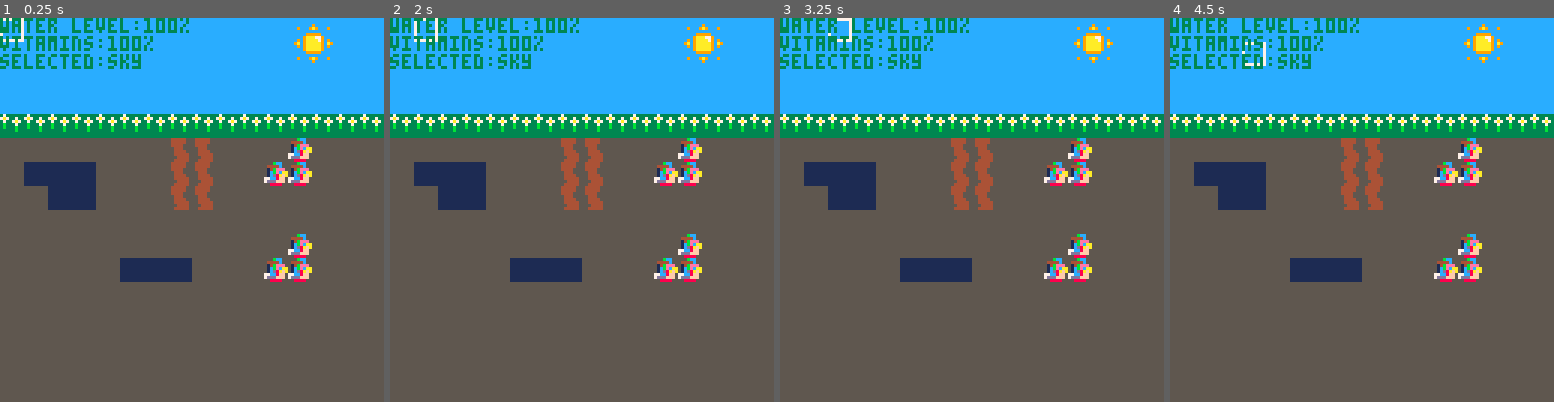
Above: before the commit, frames 1-4 (left to right).
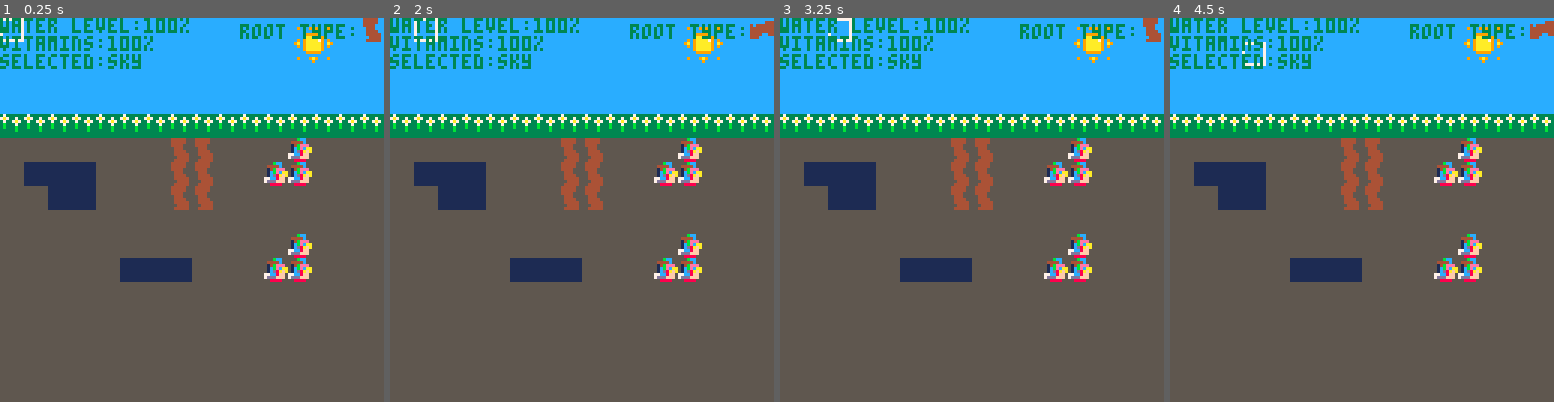
Above: after the commit, the same moments.

Repository: LogerGrunt/PicoRoots
Game: PICO-8 cartridge roots.p8
The game is run twice, just before and just after one commit, with the same random seed, the same clock (stepped at 60 frames per second) and the same inputs.
Inputs:
- Up to frame 1 (0.25 s): no input
- Up to frame 2 (2 s): tap X (X key) at 0.33, 1.07, 1.85 s; tap O (Z key) at 0.7, 1.7 s; hold Right from 1.6 s (still down)
- Up to frame 3 (3.25 s): release Right at 2.1 s; tap O (Z key) at 2.1, 2.5, 2.9 s; hold Up 2.15-2.42 s; hold Right 2.47-3.03 s; tap X (X key) at 2.97 s; hold Left from 3.08 s (still down)
- Up to frame 4 (4.5 s): tap O (Z key) at 3.3, 3.7, 4.1 s; release Left at 3.58 s; hold Down 3.63-3.97 s; hold Right from 4.02 s (still down); tap X (X key) at 4.08 s

The runs differ from the first frame. In frame 1, 0.7% of the frame differs, in the area x 62-100%, y 0-7%; in frame 2, 0.7%; in frame 3, 0.7%; in frame 4, 0.7%.

Commit message:
Update roots.p8
Made the ability to switch between horizontal and vertical roots.

Diff:
--- a/roots.p8
+++ b/roots.p8
@@ -10,7 +10,9 @@
 function _update()
 	update_stats()
 	move_selection()
+	switch_root_type()
 	check_build()
+
 end
 
 
@@ -21,7 +23,10 @@
 	--draw_level()
 	draw_selected()
 	print_stats()
+	show_root_sprite()
 	print("selected:" .. tile_type(selectionx,selectiony),3)
+	print("root type:",camx+80,camy+2)
+
 end
 
 
@@ -90,7 +95,7 @@
 fertile_tiles={17}
 rock_tiles={6}
 grass_tiles={2}
-root_tiles={7,8}
+root_tiles={7,8,23,24}
 
 function tile_type(x,y)
 	tile=mget(x,y)
@@ -115,10 +120,13 @@
 	for i=1,#grass_tiles do
 		if (grass_tiles[i]==tile) return "grass"
 	end
+	return "none"
 end
 
 -->8
 --root code
+
+curr_root_type="vertical"
 
 function check_adjacent(x,y)
 	if tile_type(x+1,y)=="root" or tile_type(x-1,y)=="root" or tile_type(x,y+1)=="root" or tile_type(x,y-1)=="root" then
@@ -129,44 +137,76 @@
 function build_root(x,y)
 	if check_adjacent(x,y)==true then
 		if tile_type(x,y)=="water" then
-			mset(x,y,8)
+			mset(x,y,curr_wroot_sprite())
 			vitamin_level+=10
 			water_level+=15
 
 		end
 		if tile_type(x,y)=="vitamin" then
-			mset(x,y,7)
+			mset(x,y,curr_eroot_sprite())
 			vitamin_level+=15
 		end
 		if tile_type(x,y)=="earth" then
-			mset(x,y,7)
+			mset(x,y,curr_eroot_sprite())
 			water_level-=10
 			vitamin_level-=5
 		end
 	end
 end
 
+function curr_eroot_sprite()
+	if (curr_root_type=="vertical") return 7
+	if (curr_root_type=="horizontal") return 23
+end
+
+
+function curr_wroot_sprite()
+	if (curr_root_type=="vertical") return 8
+	if (curr_root_type=="horizontal") return 24
+end
+
+
+function show_root_sprite()
+	if curr_root_type=="vertical" then
+		spr(9,camx+120,camy)
+	end
+	if curr_root_type=="horizontal" then
+		spr(25,camx+120,camy)
+	end
+end
+
+function switch_root_type()
+	if btnp(5) then
+		if curr_root_type=="vertical" then
+			curr_root_type="horizontal"
+		elseif curr_root_type=="horizontal" then
+			curr_root_type="vertical"
+		end
+	end
+end
+
+
 function check_build()
 	if btnp(4) then
 	 build_root(selectionx,selectiony)
 	end
 end
 __gfx__
-000000005555555537333333cccccccc111111117777777744444444544444551444441100000000000000000000000000000000000000000000000000000000
-00000000555555557a733733cccccccc111111117000000744444444544444551444441100000000000000000000000000000000000000000000000000000000
-007007005555555537337a73cccccccc111111117000000744455544544445551444411100000000000000000000000000000000000000000000000000000000
-00077000555555553b333733cccccccc111111117000000744556754554445551144411100000000000000000000000000000000000000000000000000000000
-00077000555555553b333b33cccccccc111111117000000745556654554444551144441100000000000000000000000000000000000000000000000000000000
-007007005555555533333b33cccccccc111111117000000745555554554444451144444100000000000000000000000000000000000000000000000000000000
-000000005555555533333333cccccccc111111117000000744555544555444451114444100000000000000000000000000000000000000000000000000000000
-000000005555555533333333cccccccc111111117777777744444444554444451144444100000000000000000000000000000000000000000000000000000000
+000000005555555537333333cccccccc111111117777777744444444544444551444441104444400000000000000000000000000000000000000000000000000
+00000000555555557a733733cccccccc111111117000000744444444544444551444441104444400000000000000000000000000000000000000000000000000
+007007005555555537337a73cccccccc111111117000000744455544544445551444411104444000000000000000000000000000000000000000000000000000
+00077000555555553b333733cccccccc111111117000000744556754554445551144411100444000000000000000000000000000000000000000000000000000
+00077000555555553b333b33cccccccc111111117000000745556654554444551144441100444400000000000000000000000000000000000000000000000000
+007007005555555533333b33cccccccc111111117000000745555554554444451144444100444440000000000000000000000000000000000000000000000000
+000000005555555533333333cccccccc111111117000000744555544555444451114444100044440000000000000000000000000000000000000000000000000
+000000005555555533333333cccccccc111111117777777744444444554444451144444100444440000000000000000000000000000000000000000000000000
 00000000555bcc550000000000000000000000000000000000000000555555551111111100000000000000000000000000000000000000000000000000000000
-0000000054444c550000000000000000000000000000000000000000555554441111144400000000000000000000000000000000000000000000000000000000
-00000000514beee50000000000000000000000000000000000000000454444444144444400000000000000000000000000000000000000000000000000000000
-0000000051cbecaa0000000000000000000000000000000000000000444444444444444400000000000000000000000000000000000000000000000000000000
-0000000051cd8afa0000000000000000000000000000000000000000444444444444444400000000000000000000000000000000000000000000000000000000
-0000000077cc8ff50000000000000000000000000000000000000000444455444444114400000000000000000000000000000000000000000000000000000000
-000000007dddfff50000000000000000000000000000000000000000444555554441111100000000000000000000000000000000000000000000000000000000
+0000000054444c550000000000000000000000000000000000000000555554441111144400000444000000000000000000000000000000000000000000000000
+00000000514beee50000000000000000000000000000000000000000454444444144444440444444000000000000000000000000000000000000000000000000
+0000000051cbecaa0000000000000000000000000000000000000000444444444444444444444444000000000000000000000000000000000000000000000000
+0000000051cd8afa0000000000000000000000000000000000000000444444444444444444444444000000000000000000000000000000000000000000000000
+0000000077cc8ff50000000000000000000000000000000000000000444455444444114444440044000000000000000000000000000000000000000000000000
+000000007dddfff50000000000000000000000000000000000000000444555554441111144400000000000000000000000000000000000000000000000000000
 00000000558888550000000000000000000000000000000000000000555555551111111100000000000000000000000000000000000000000000000000000000
 00000000000000000000000000000000000000000000000000000000000000000000000000000000000000000000000000000000000000000000000000000000
 00000000000000000000000000000000000000000000000000000000000000000000000000000000000000000000000000000000000000000000000000000000
